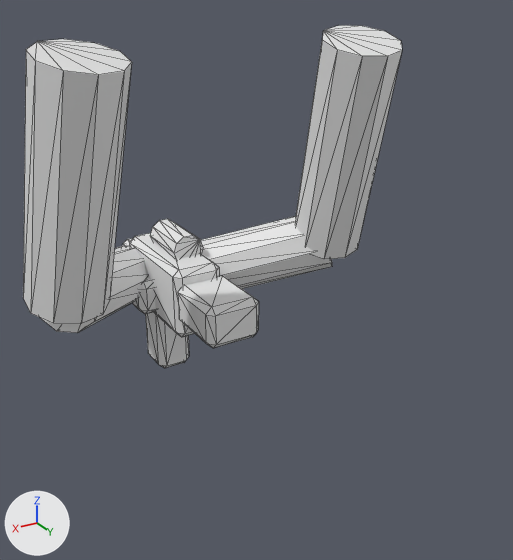
The glTF model assets/source/units/directorate/sources/infantry/kit/rifle_squad/member_2_shoulder.gltf as it was, and as the next commit left it.
Before and after are seen from a camera (50 mm lens) standing at (0.515, 0.602, 0.279) and looking at (0.295, 0.235, 0.096). Arrows for +X, +Y and +Z are at lower left; the lights stay in place. The first picture is the older version. Mesh edges are drawn as thin lines. Vertices at exactly the same position are counted once.

In view in the first picture: 'member_2_shoulder'.
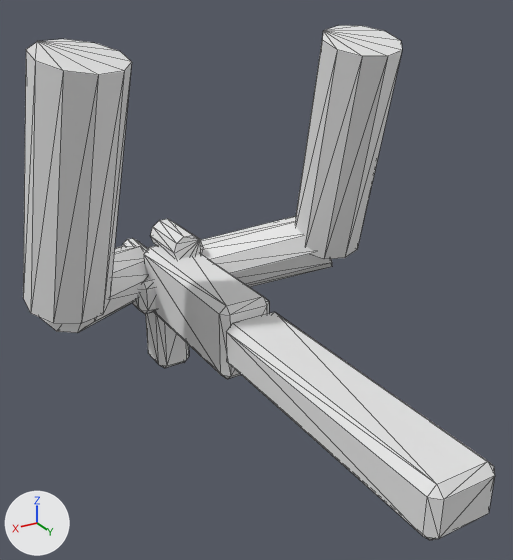
Boxes [x1, y1, x2, y2] around the edits, measured in the pictures (513 x 560 px; the box of a moved part takes in the faces that stretch with it):
'member_2_shoulder', reshaped (24% wider, 50% taller)
    before: [23, 25, 402, 368]
    after: [23, 25, 495, 540]
part 1 of me_member_2_shoulder, moved or reshaped (mostly hidden)
    before: [122, 238, 133, 246]
    after: [122, 238, 148, 251]
part 2 of me_member_2_shoulder, moved or reshaped
    before: [129, 233, 219, 337]
    after: [144, 245, 269, 379]
part 3 of me_member_2_shoulder, moved or reshaped
    before: [178, 276, 259, 348]
    after: [226, 312, 495, 540]

The change in detail:
me_member_2_shoulder is used by ob_member_2_shoulder; location (0.0, 0.0, 0.0).
me_member_2_shoulder had 240 vertices, 436 faces and spanned x 0.169..0.431, y 0.02..0.246, z -0.025..0.248.
me_member_2_shoulder now has 240 vertices, 436 faces and spans x 0.169..0.431, y 0.02..0.43, z -0.025..0.248.
me_member_2_shoulder part 1: all 10 vertices in x 0.291..0.309, y 0.079, z 0.041..0.059 are moved by (0.0, 0.026, 0.0).
me_member_2_shoulder part 2: 12 of the vertices in x 0.285..0.323, y 0.164..0.169, z 0.028..0.083 are moved by (0.0, 0.071, 0.0).
me_member_2_shoulder part 3: all 12 vertices in x 0.279..0.321, y 0.211..0.216, z 0.04..0.072 are moved by (0.0, 0.214, 0.0).
Other edits to the shape of me_member_2_shoulder do not show in these pictures.
